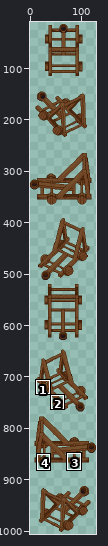
One commit to this pixel-art file: apps/client/src/metadata/probable-waffle/sprites/siege_weapons/lpc-siege-weapons/catapult/level1/move.aseprite. Above, an overview of the earlier version with the close-up marked.
Close-up. Before:
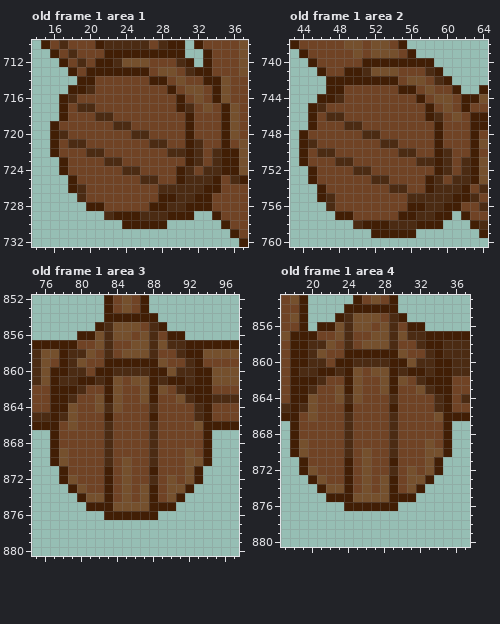
128x1024 pixels, 1 frame. Shown: old frame 1 area 1: x 14..37, y 710..732; old frame 1 area 2: x 43..64, y 738..760; old frame 1 area 3: x 75..97, y 852..880; old frame 1 area 4: x 17..37, y 853..880. The wide view leaves out empty margins. The commit also changed other frames or places, which this record leaves out.
Once edited:
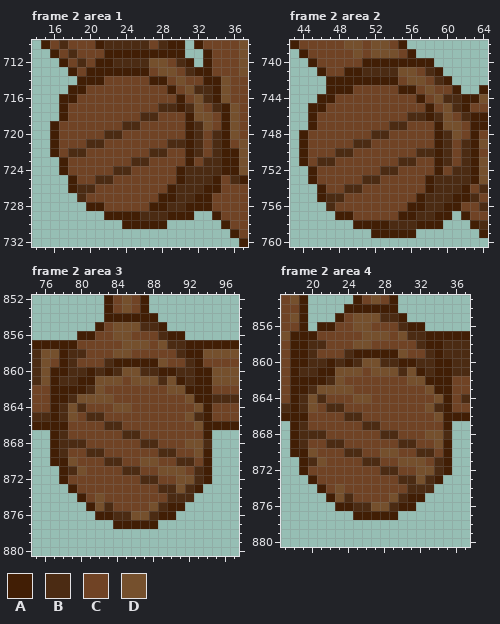
Palette (. is transparent): A #411e05  B #4b2b13  C #704325  D #75502d
A new or re-ordered frame is compared with the old frame closest to it.
The edit:
frames 1 -> 6
Changed rows in their new state; - is an unchanged pixel.
Frame 2 area 1 is new; against old frame 1, layer "fg-wheels":
first column x 17:
712 -------BBBDD------
714 ----A-------------
715 ---C-----------BB-
716 -A--------------B-
717 --CC-------BB--DCB
718 ----CC---BB----DD-
719 ------C-B------BD-
720 C----BB-CC-----B-B
721 -CCBB-----CCBB---B
722 -BBCC-----BBCC----
723 -----CC-BB-----CB-
724 ------B-C------B--
725 ----BB---CC-------
726 ---B-------CA-----
729 -----A------------
Frame 2 area 2 is new; against old frame 1, layer "fg-wheels":
first column x 45:
741 -------BBBDD------
743 ----A-------------
744 ---C-----------BB-
745 -A--------------B-
746 --CC-------BB--DCB
747 ----CC---BB----DD-
748 ------C-B------BD-
749 C----BB-CC-----B-B
750 -CCBB-----CCBB---B
751 -BBCC-----BBCC----
752 -----CC-BB-----CB-
753 ------B-C------B--
754 ----BB---CC-------
755 ---B-------CA-----
758 -----A------------
Frame 2 area 3 is new; against old frame 1, layer "fg-wheels":
first column x 78:
855 -----C---B-------
856 ----CC---CCB-----
857 ----CC-D--C------
858 ---C-CD-CCC------
859 --C--B-----------
860 ---AB--DD-B-A----
861 ----DD----D-D----
862 --ABDCC--CCCDD---
863 --DD-DC--CC--CD--
864 B-B-CC-D--C----D-
865 ---BBC----C---D--
866 AC----B---C------
867 B----C-BB-C------
868 BBB--C---B----DDB
869 B--BBC----CBB-CD-
870 AD----BC-DD--BBC-
871 -BD--C-BB-CDDDCBA
872 -C---C-C-B--CD-BA
873 --C--C-C-CCBB-BA-
874 ---C-C-C-CC-BBB--
875 ----DBCCCCDB-A---
876 ----A-BBDDBAA----
877 ------AAAAA------
Frame 2 area 4 is new; against old frame 1, layer "fg-wheels":
first column x 19:
855 -----C---B-------
856 ----CC---CCB-----
857 ----CC-D--C------
858 ---C-CD-CCC------
859 --C--B-----------
860 ---AB--DD-B-A----
861 ----DD----D-D----
862 --ABDCC--CCCDD---
863 --DD-DC--CC--CD--
864 B-B-CC-D--C----D-
865 ---BBC----C---D--
866 AC----B---C------
867 B----C-BB-C------
868 BBB--C---B----DDB
869 B--BBC----CBB-CD-
870 AD----BC-DD--BBC-
871 -BD--C-BB-CDDDCBA
872 -C---C-C-B--CD-BA
873 --C--C-C-CCBB-BA-
874 ---C-C-C-CC-BBB--
875 ----DBCCCCDB-A---
876 ----A-BBDDBAA----
877 ------AAAAA------
Pixel boxes of the changes (left, top, right, bottom) in both close-ups:
changed: (59, 58, 221, 220)
changed: (308, 67, 470, 229)
changed: (59, 322, 212, 529)
changed: (299, 313, 452, 520)
